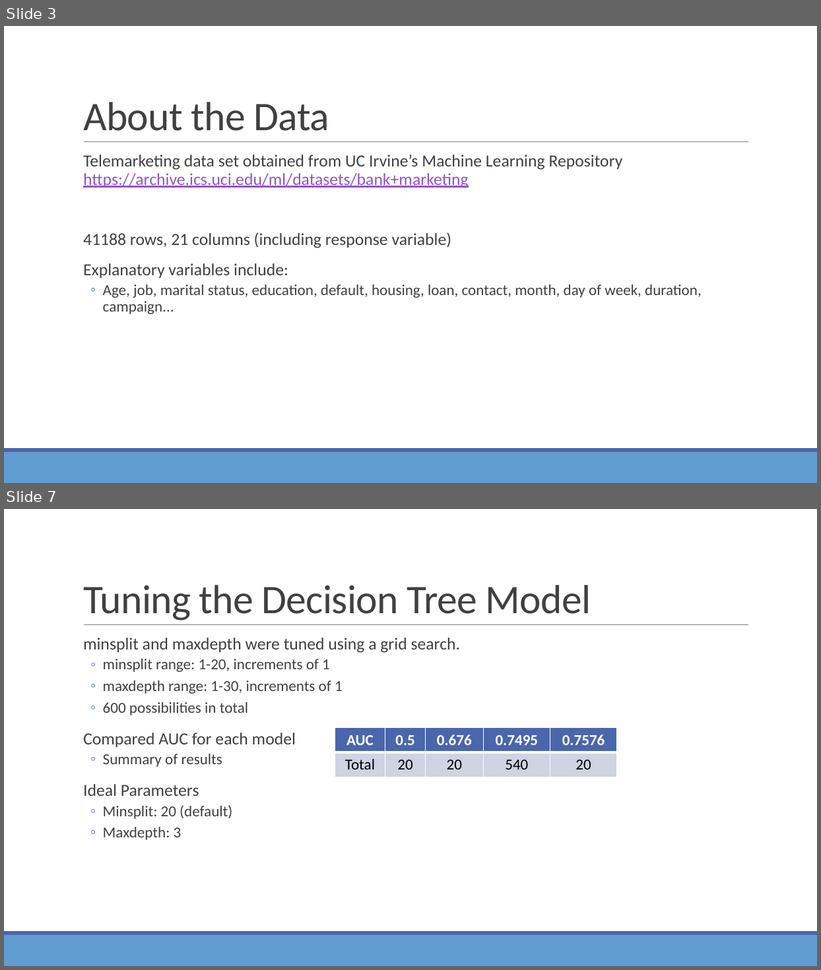
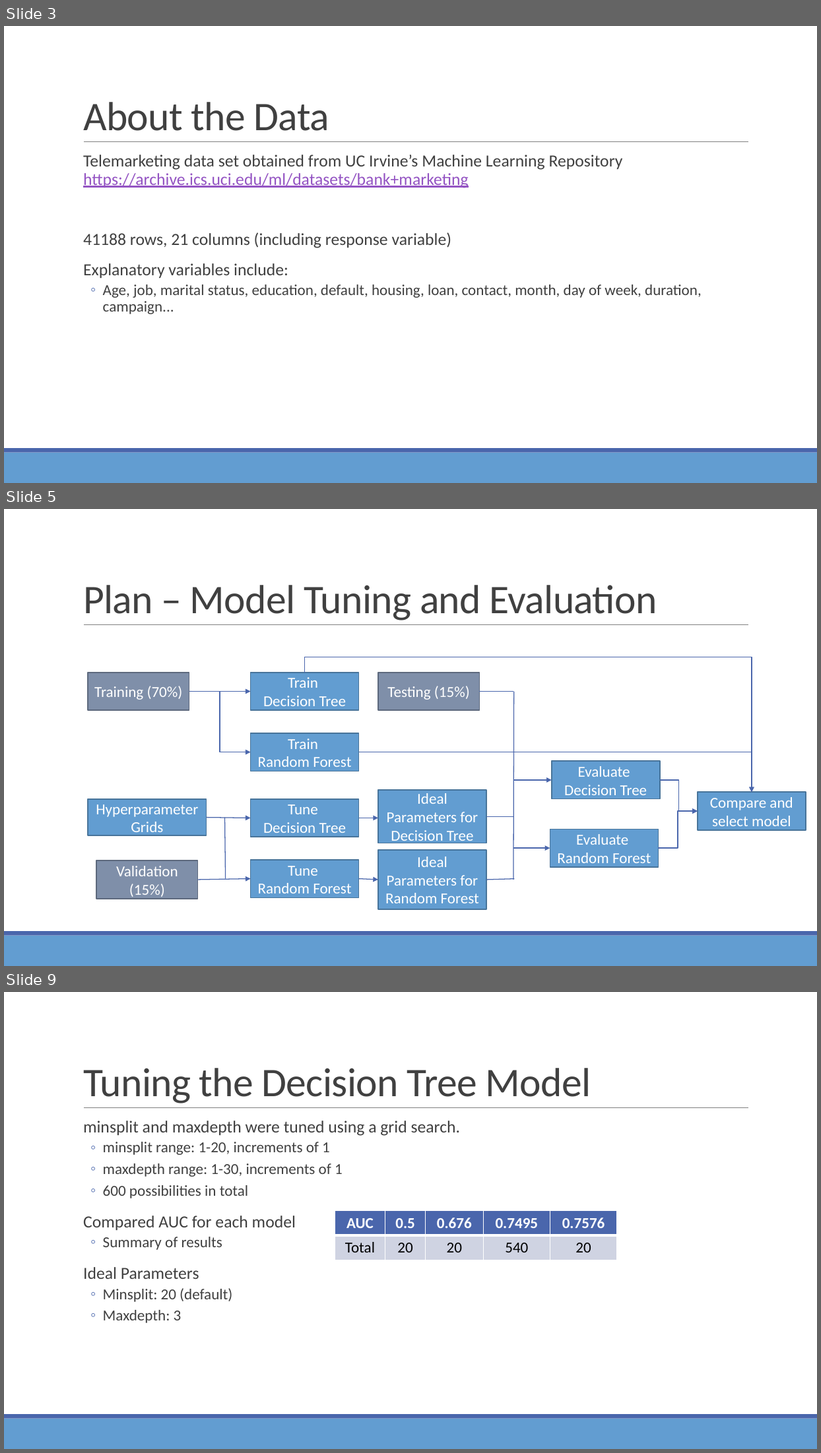
Before and after one commit to yelaura/r-assignments, a slide deck: Practical Machine Learning/Optimizing Decision Trees and Random Forest Models.pptx. Shown one above the other, each under a label of ours: slides 3 and 7 before the commit, slides 3, 5 and 9 after it; the slides between them are not shown. The pictures are 821x970 and 821x1453 pixels, drawn with LibreOffice and Linux fonts; fonts in the diff are those of the drawing. Boxes give left, top, right and bottom in pixels: in the first picture for what was removed or moved away, otherwise in the second. Text is boxed around its words. In the diff, an @@ line names an element or a change of style, - is before the commit and + after.

```diff
--- a/Practical Machine Learning/Optimizing Decision Trees and Random Forest Models.pptx
+++ b/Practical Machine Learning/Optimizing Decision Trees and Random Forest Models.pptx
@@ slide 5 added at box(4, 509, 817, 966), background #FFFFFF; not listed: 3 template elements that a slide beside it also shows @@
@@ title added at box(83, 585, 657, 621), 48 pt, text #404040 @@
+Plan – Model Tuning and Evaluation
@@ elbow arrow added from (305, 673) to (752, 793), #4A66AC 1 pt @@
@@ rectangle added at box(88, 673, 189, 710), fill #7F8FA9, outline #5E6A7D 1.25 pt, 18 pt, text #FFFFFF @@
+Training (70%)
@@ rectangle added at box(250, 673, 359, 710), fill #629DD1, outline #49749B 1.25 pt, 18 pt, text #FFFFFF @@
+Train
+Decision Tree
@@ rectangle added at box(378, 673, 480, 710), fill #7F8FA9, outline #5E6A7D 1.25 pt, 18 pt, text #FFFFFF @@
+Testing (15%)
@@ arrow added from (189, 691) to (250, 691), #4A66AC 1 pt @@
@@ elbow arrow added from (189, 691) to (250, 753), #4A66AC 1 pt @@
@@ line added from (480, 691) to (514, 691), #4A66AC 1 pt @@
@@ line added from (514, 691) to (514, 880), #4A66AC 1 pt @@
@@ rectangle added at box(250, 733, 359, 771), fill #629DD1, outline #49749B 1.25 pt, 18 pt, text #FFFFFF @@
+Train
+Random Forest
@@ elbow arrow added from (359, 753) to (752, 793), #4A66AC 1 pt @@
@@ rectangle added at box(552, 762, 660, 799), fill #629DD1, outline #49749B 1.25 pt, 18 pt, text #FFFFFF @@
+Evaluate
+Decision Tree
@@ arrow added from (514, 780) to (552, 780), #4A66AC 1 pt @@
@@ elbow arrow added from (660, 780) to (698, 811), #4A66AC 1 pt @@
@@ rectangle added at box(88, 799, 207, 836), fill #629DD1, outline #49749B 1.25 pt, 18 pt, text #FFFFFF @@
+Hyperparameter
+Grids
@@ rectangle added at box(250, 799, 359, 837), fill #629DD1, outline #49749B 1.25 pt, 18 pt, text #FFFFFF @@
+Tune
+Decision Tree
@@ rectangle added at box(378, 790, 487, 843), fill #629DD1, outline #49749B 1.25 pt, 18 pt, text #FFFFFF @@
+Ideal Parameters for Decision Tree
@@ rectangle added at box(698, 793, 806, 830), fill #629DD1, outline #49749B 1.25 pt, 18 pt, text #FFFFFF @@
+Compare and select model
@@ arrow added from (207, 818) to (250, 819), #4A66AC 1 pt @@
@@ line added from (225, 818) to (225, 879), #4A66AC 1 pt @@
@@ arrow added from (359, 819) to (378, 819), #4A66AC 1 pt @@
@@ line added from (486, 817) to (515, 817), #4A66AC 1 pt @@
@@ elbow arrow added from (659, 848) to (698, 811), #4A66AC 1 pt @@
@@ rectangle added at box(550, 829, 659, 867), fill #629DD1, outline #49749B 1.25 pt, 18 pt, text #FFFFFF @@
+Evaluate
+Random Forest
@@ rectangle added at box(96, 861, 198, 899), fill #7F8FA9, outline #5E6A7D 1.25 pt, 18 pt, text #FFFFFF @@
+Validation (15%)
@@ rectangle added at box(250, 860, 359, 898), fill #629DD1, outline #49749B 1.25 pt, 18 pt, text #FFFFFF @@
+Tune
+Random Forest
@@ rectangle added at box(378, 850, 487, 910), fill #629DD1, outline #49749B 1.25 pt, 18 pt, text #FFFFFF @@
+Ideal Parameters for Random Forest
@@ arrow added from (514, 848) to (550, 848), #4A66AC 1 pt @@
@@ arrow added from (198, 880) to (250, 879), #4A66AC 1 pt @@
@@ arrow added from (359, 879) to (378, 880), #4A66AC 1 pt @@
@@ line added from (486, 880) to (515, 879), #4A66AC 1 pt @@
@@ what was slide 7 is now slide 9 @@
```
Also in this commit, not shown: 6 slides changed, 3 other slides added.
